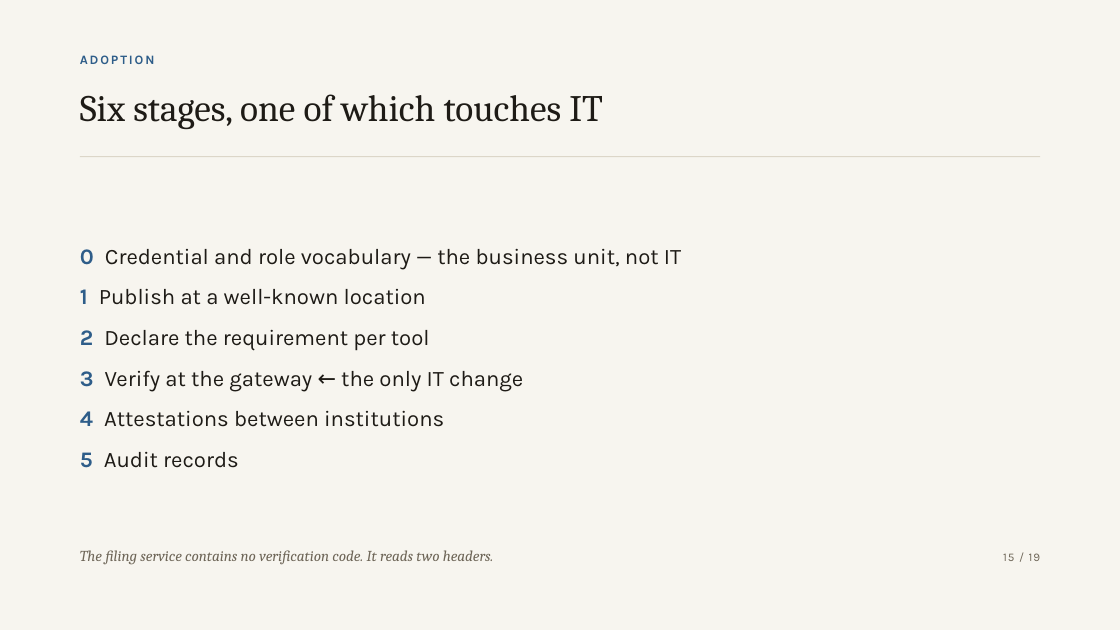
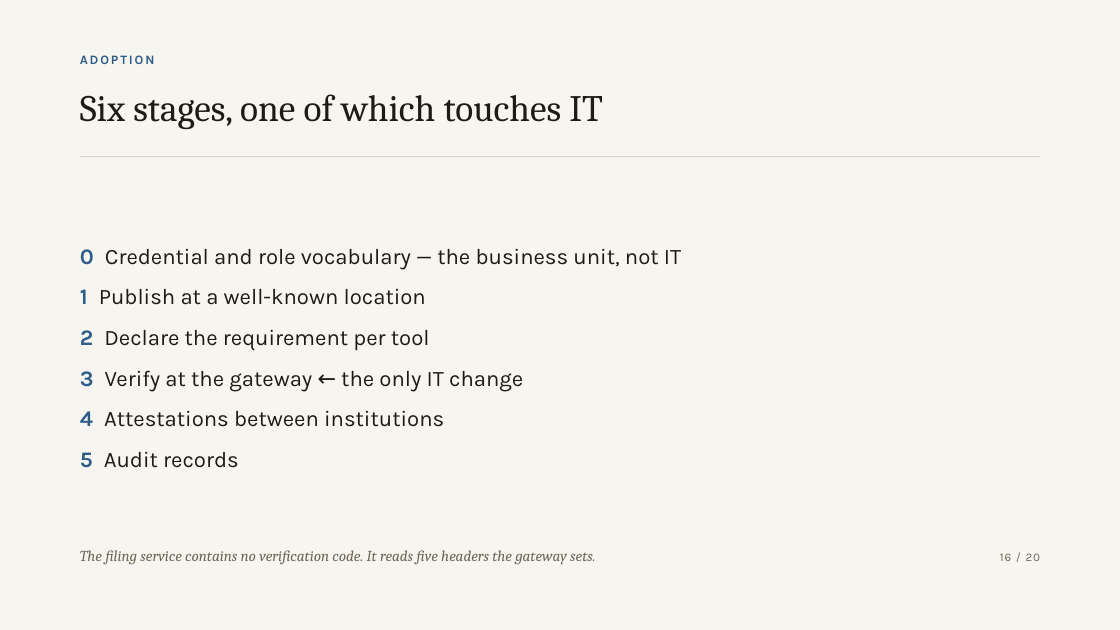
Before and after one commit to zuemen/mcp-vlei, a slide deck: slide 16 of docs/slides/mcp-vlei.pptx (slide 15 before the commit). Drawn at 1120x630 pixels with LibreOffice and Linux fonts; fonts in the diff are those of the drawing. Boxes give left, top, right and bottom in pixels: in the first picture for what was removed or moved away, otherwise in the second. Text is boxed around its words. In the diff, an @@ line names an element or a change of style, - is before the commit and + after.

```diff
--- a/docs/slides/mcp-vlei.pptx
+++ b/docs/slides/mcp-vlei.pptx
@@ text at [80,550,595,565]: text changed @@
-The filing service contains no verification code. It reads two headers.
+The filing service contains no verification code. It reads five headers the gateway sets.
@@ text at [1000,553,1041,561]: text changed @@
-15 / 19
+16 / 20
```
Also in this commit, not shown: 17 other slides changed, 2 slides added, 1 slide removed, 19 other files.
